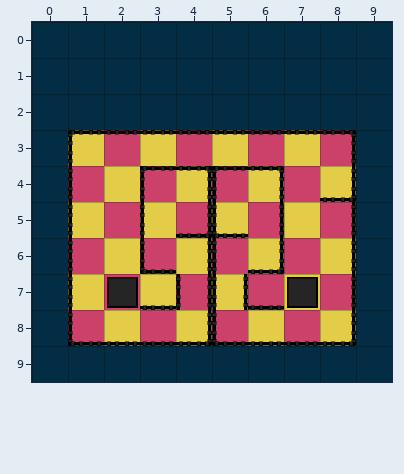
A Tiled map gets an edit: RoachEscape/assets/data/level004.tmx. Above: the version before the commit.
Cells are 64x64 px. Shown: x 0..9, y 0..9.
Now the later version:
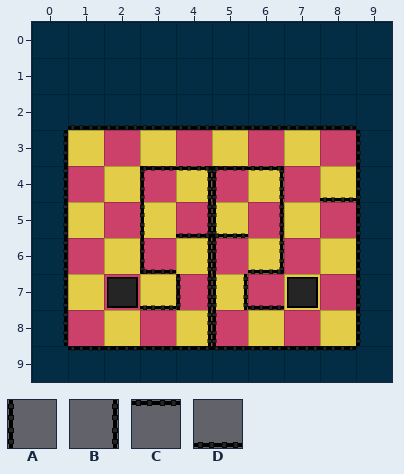
Key: from "tileset_00": A 8, B 9, C 10, D 11.
_ is an empty cell.
Edits made:
Layer "left":
y 3..8: x 1 A -> _; x 9 _ -> A
Layer "right":
y 3..8: x 0 _ -> B; x 8 B -> _
Layer "up":
y 3: x 1..8 CCCCCCCC -> ________
y 9: x 1..8 ________ -> CCCCCCCC
Layer "down":
y 2: x 1..8 ________ -> DDDDDDDD
y 8: x 1..8 DDDDDDDD -> ________
Boxes around the changes in both pictures, in picture pixels (x1, y1, x2, y2):
changed: (63, 125, 361, 351)
